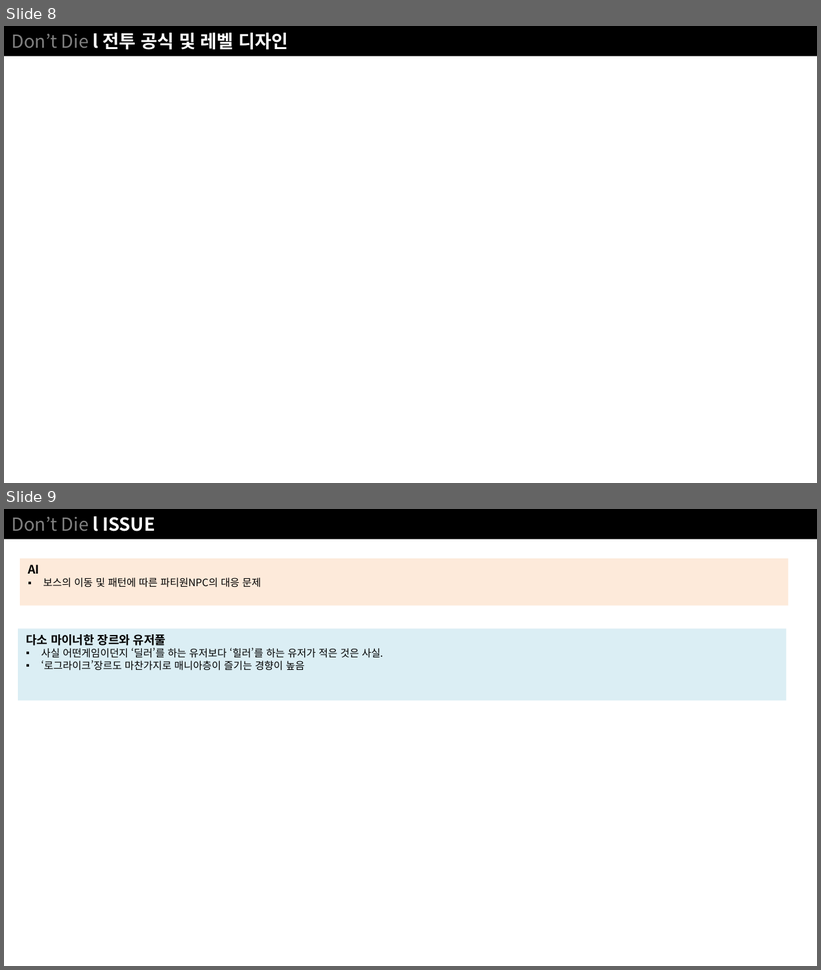
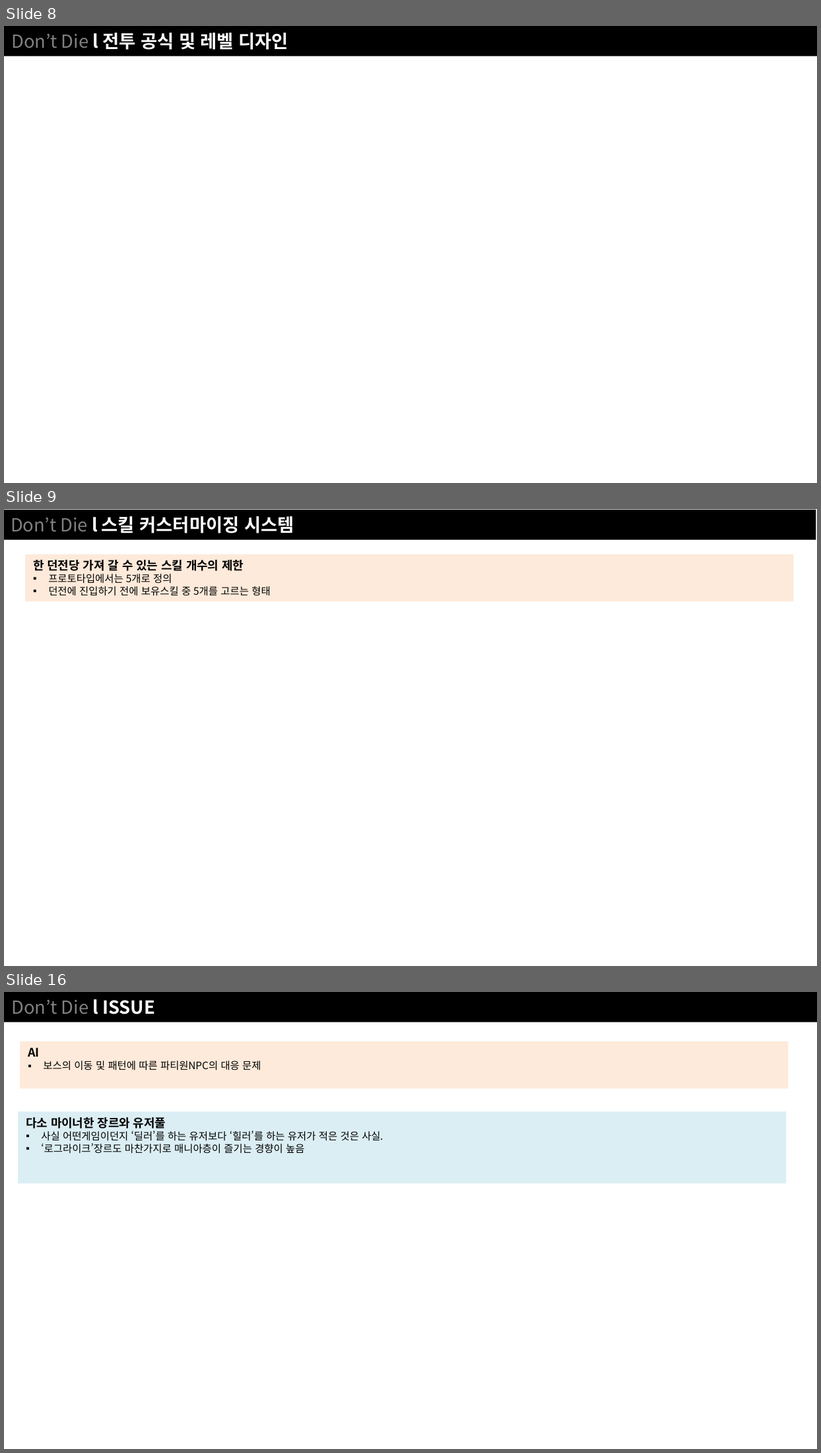
Before and after one commit to NoahCalhoun/DontDie, a slide deck: DDDocument/Don't Die ProtoType.pptx. Shown one above the other, each under a label of ours: slides 8 and 9 before the commit, slides 8, 9 and 16 after it; the slides between them are not shown. The pictures are 821x970 and 821x1453 pixels, drawn with LibreOffice and Linux fonts; fonts in the diff are those of the drawing. Boxes give left, top, right and bottom in pixels: in the first picture for what was removed or moved away, otherwise in the second. Text is boxed around its words. In the diff, an @@ line names an element or a change of style, - is before the commit and + after.

```diff
--- a/DDDocument/Don't Die ProtoType.pptx
+++ b/DDDocument/Don't Die ProtoType.pptx
@@ slide 9 added at <box>4,509,817,966</box>, background #FFFFFF @@
@@ rectangle added at <box>4,510,816,540</box>, fill #000000, 16 pt, text #FFFFFF, bold @@
+Don’t Die l 스킬 커스터마이징 시스템
@@ rectangle added at <box>25,555,793,601</box>, fill #FDEADA, 9 pt, text #000000 @@
+한 던전당 가져 갈 수 있는 스킬 개수의 제한
+▪ 프로토타입에서는 5개로 정의
+▪ 던전에 진입하기 전에 보유스킬 중 5개를 고르는 형태
@@ what was slide 9 is now slide 16 @@
```
Also in this commit, not shown: 6 other slides added.
